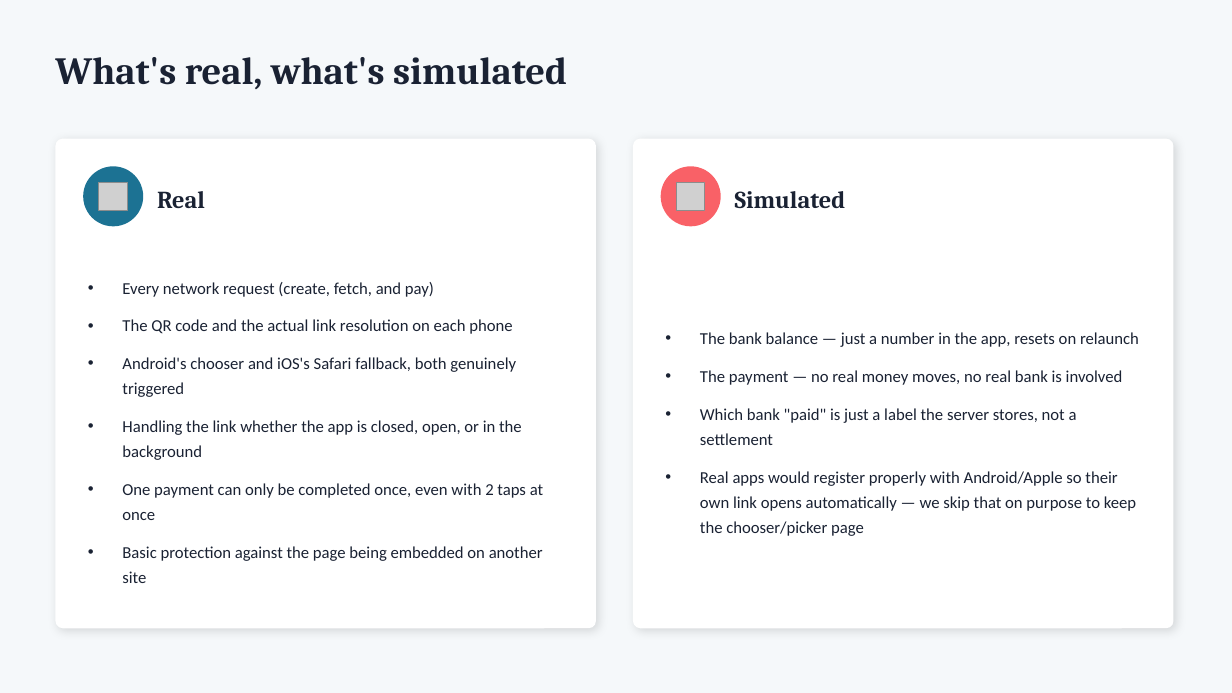
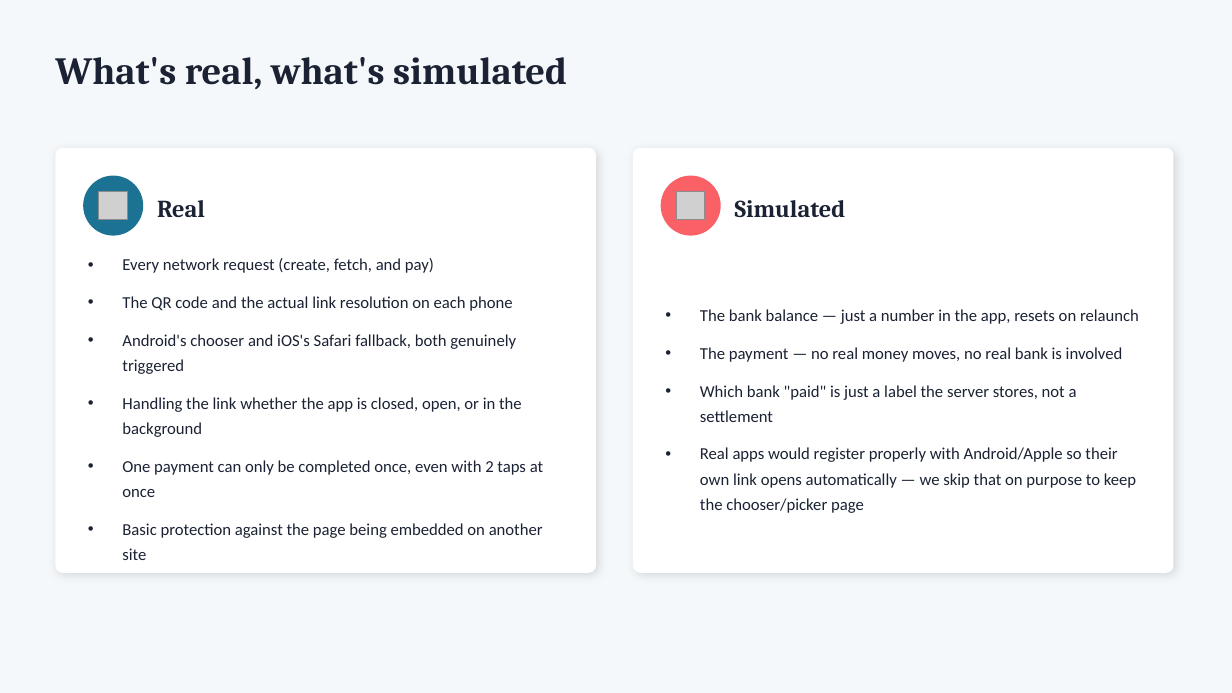
Before and after one commit to deandrehaijielim-commits/sgqr-deep-link-demo, a slide deck: slide 9 of SGQR_Deep_Linking_Simulation.pptx. Drawn at 1232x693 pixels with LibreOffice and Linux fonts; fonts in the diff are those of the drawing; grey boxes stand for pictures. Boxes give left, top, right and bottom in pixels: in the first picture for what was removed or moved away, otherwise in the second. Text is boxed around its words. In the diff, an @@ line names an element or a change of style, - is before the commit and + after.

Commit message:
Fix deck: correct bank brand colors, reduce whitespace, fix icon contrast

```diff
--- a/SGQR_Deep_Linking_Simulation.pptx
+++ b/SGQR_Deep_Linking_Simulation.pptx
@@ rounded rectangle: place and size @@
-rounded rectangle at [55, 139, 596, 628]
+rounded rectangle at [55, 148, 596, 573]
@@ rounded rectangle at [55, 148, 596, 573]: proportions changed @@
@@ rounded rectangle at [633, 148, 1174, 573]: proportions changed @@
@@ rounded rectangle: place and size @@
-rounded rectangle at [633, 139, 1174, 628]
+rounded rectangle at [633, 148, 1174, 573]
@@ 2 pictures, 2 texts, 2 ellipses: place and size @@
-2 pictures, 2 texts, 2 ellipses at [83, 166, 846, 226]
+2 pictures, 2 texts, 2 ellipses at [83, 176, 846, 236]
@@ text "Every network request (create, fetch, ...": place and size @@
-text "Every network request (create, fetch, ..." at [122, 282, 543, 583]
+text "Every network request (create, fetch, ..." at [122, 258, 543, 560]
@@ text "The bank balance — just ...": place and size @@
-text "The bank balance — just ..." at [700, 332, 1139, 536]
+text "The bank balance — just ..." at [700, 309, 1139, 513]
```
Also in this commit, not shown: 7 other slides changed.
